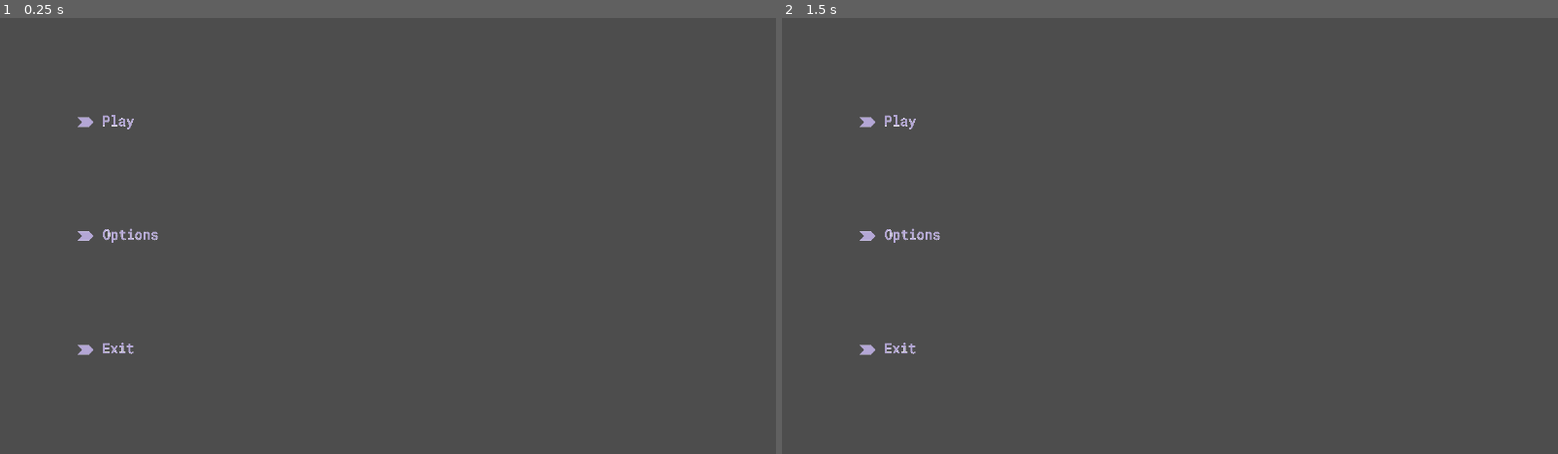
Above: before the commit, frames 1-2 (left to right).
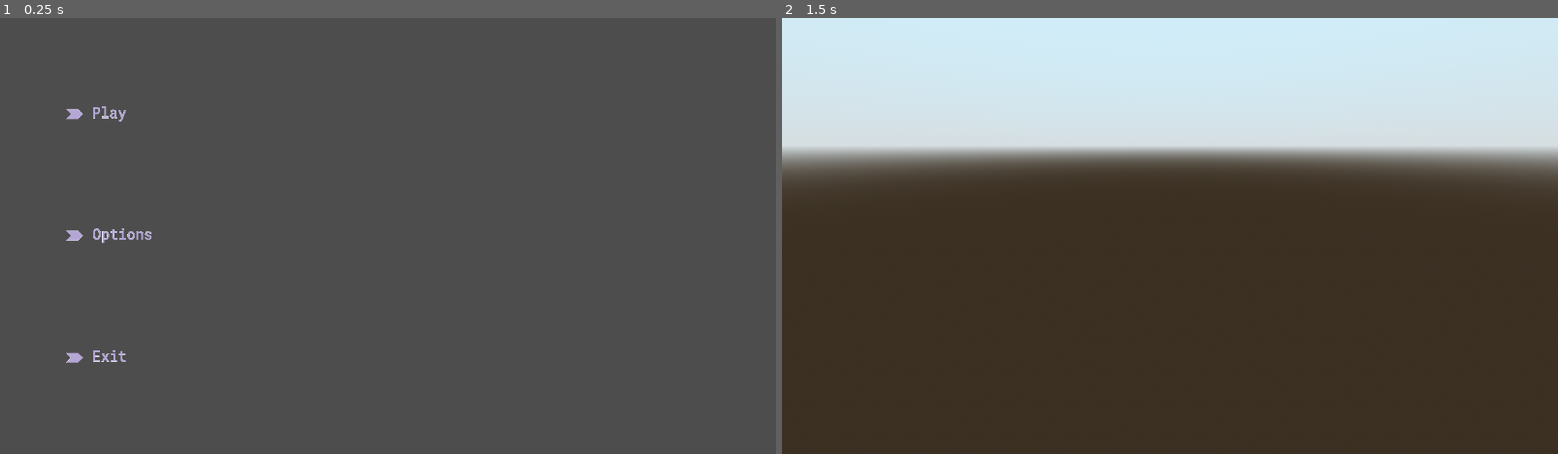
Above: after the commit, the same moments.

Repository: undeadjess/videogame
Game: Godot game, scene res://scenes/MainMenu.tscn
Two runs of this game, one before a commit and one after it. Both use one fixed random seed, a clock stepped at 60 frames per second and the inputs below.
Inputs:
- Up to frame 1 (0.25 s): no input
- Up to frame 2 (1.5 s): tap Enter at 0.5 s; tap Space at 1.25 s

The runs differ from the first frame. In frame 1, 0.5% of the frame differs, in the area x 8-21%, y 20-80%; in frame 2, 97%, in the area x 0-100%, y 0-100%.

Commit message:
okie its kinda working a little bit not really....

Diff:
--- a/src/scenes/MainMenu.tscn
+++ b/src/scenes/MainMenu.tscn
@@ -1,34 +1,39 @@
-[gd_scene load_steps=4 format=3 uid="uid://cvg6wk3qv6d36"]
+[gd_scene load_steps=5 format=3 uid="uid://cvg6wk3qv6d36"]
 
 [ext_resource type="Texture2D" uid="uid://cucnvxeyhkaa1" path="res://assets/menu/button-Play.png" id="1_t54w1"]
 [ext_resource type="Texture2D" uid="uid://0ubax5xyee40" path="res://assets/menu/button-options.png" id="2_k7tox"]
+[ext_resource type="Script" path="res://scenes/buttonPlay.gd" id="2_r610v"]
 [ext_resource type="Texture2D" uid="uid://dqgn6aw6lg5cg" path="res://assets/menu/button-exit.png" id="3_wsroq"]
 
 [node name="mainMenu" type="MarginContainer"]
+custom_minimum_size = Vector2(854, 480)
 offset_right = 1280.0
 offset_bottom = 720.0
-theme_override_constants/margin_left = 120
-theme_override_constants/margin_top = 80
-theme_override_constants/margin_right = 120
-theme_override_constants/margin_bottom = 80
+theme_override_constants/margin_left = 100
+theme_override_constants/margin_top = 60
+theme_override_constants/margin_right = 100
+theme_override_constants/margin_bottom = 60
 
 [node name="menu" type="HBoxContainer" parent="."]
 layout_mode = 2
 
 [node name="menuList" type="VBoxContainer" parent="menu"]
+custom_minimum_size = Vector2(1, 1)
 layout_mode = 2
-size_flags_horizontal = 3
 size_flags_stretch_ratio = 0.0
 
 [node name="buttonPlay" type="TextureRect" parent="menu/menuList"]
+custom_minimum_size = Vector2(1, 1)
 layout_mode = 2
 size_flags_horizontal = 4
 size_flags_vertical = 7
 texture = ExtResource("1_t54w1")
 expand_mode = 2
 stretch_mode = 5
+script = ExtResource("2_r610v")
 
 [node name="buttonOptions" type="TextureRect" parent="menu/menuList"]
+custom_minimum_size = Vector2(1, 1)
 layout_mode = 2
 size_flags_horizontal = 4
 size_flags_vertical = 7
@@ -37,6 +42,7 @@
 stretch_mode = 5
 
 [node name="buttonExit" type="TextureRect" parent="menu/menuList"]
+custom_minimum_size = Vector2(1, 1)
 layout_mode = 2
 size_flags_horizontal = 4
 size_flags_vertical = 3
--- a/src/scripts/menu/buttons.gd
+++ b/src/scenes/buttonPlay.gd
@@ -1,4 +1,4 @@
-extends Sprite2D
+extends TextureRect
 
 
 # Called when the node enters the scene tree for the first time.
@@ -8,8 +8,6 @@
 
 # Called every frame. 'delta' is the elapsed time since the previous frame.
 func _process(delta):
-	if Input.is_anything_pressed():
-		print("click")
-		# change scene
+	if Input.is_anything_pressed() and (true):
 		get_tree().change_scene_to_file("res://scenes/testScene.tscn")
 	pass
